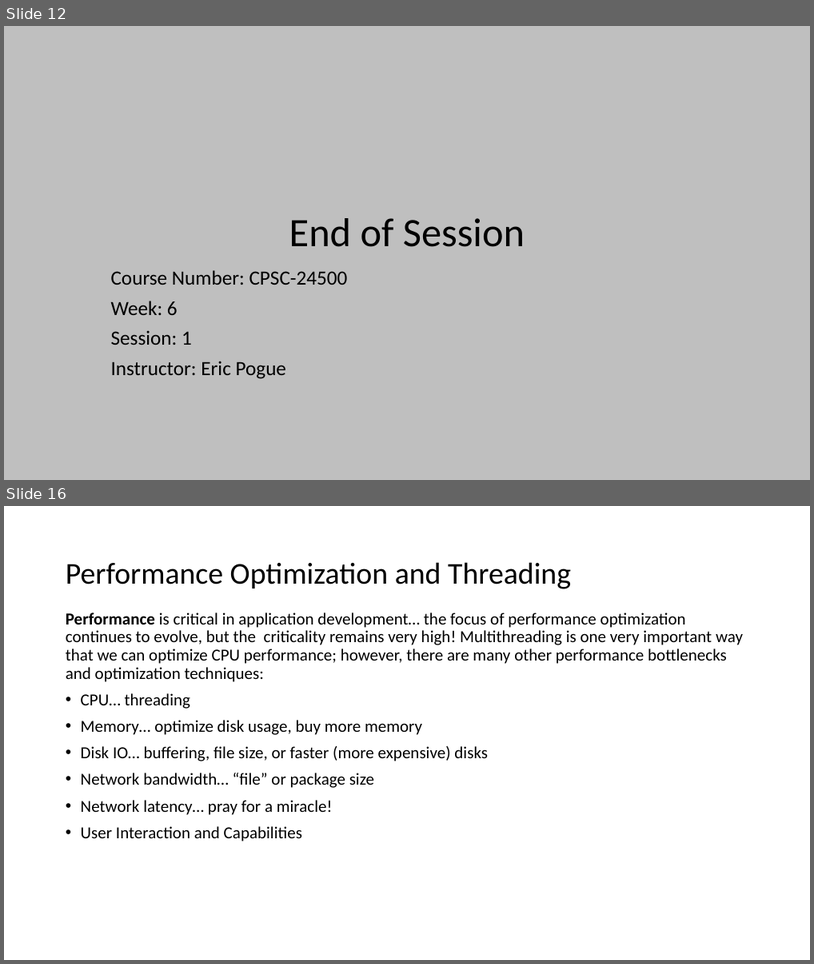
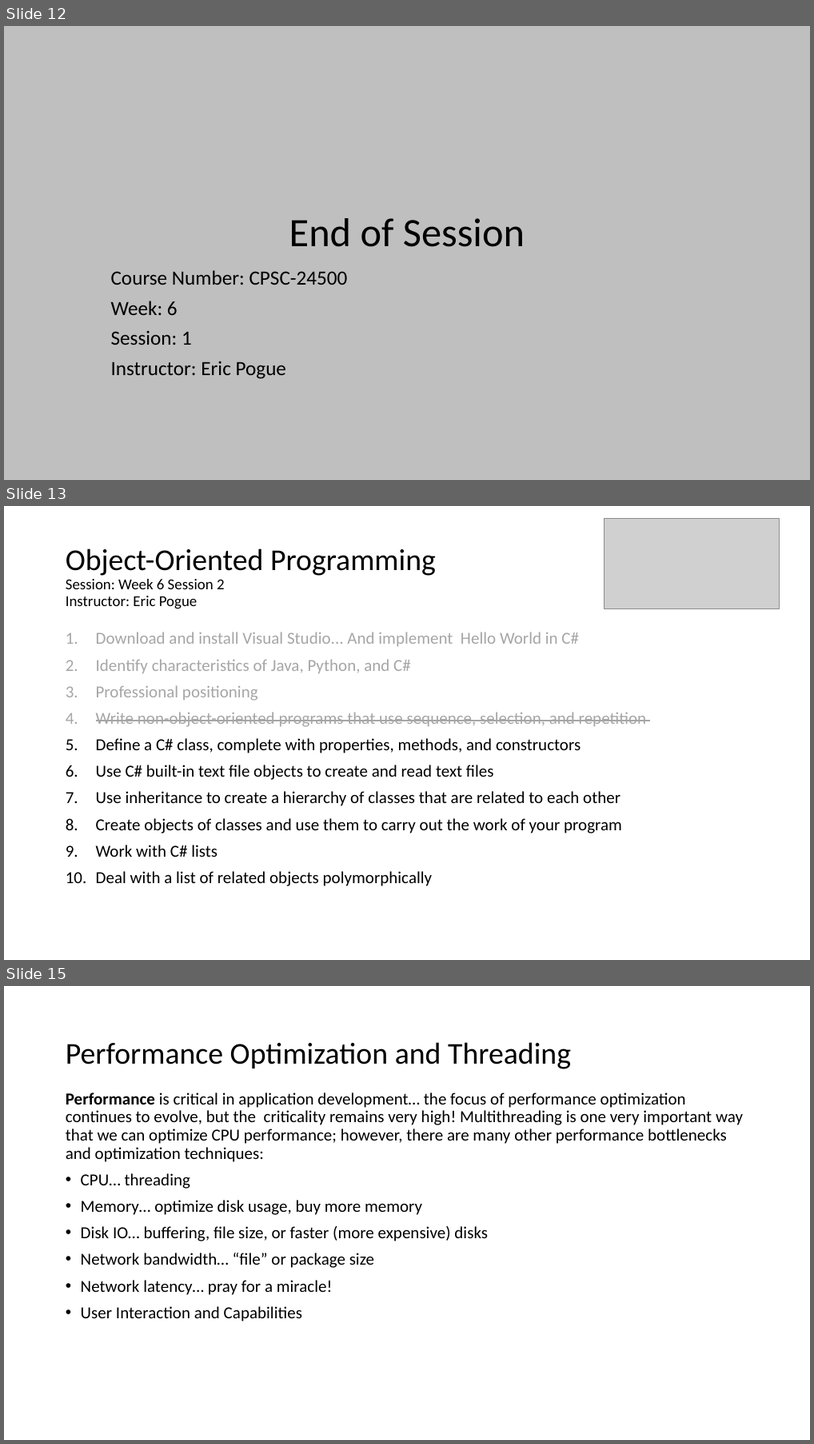
Before and after one commit to EricJPogue/www-epogue-info, a slide deck: CPSC-24500/Week06/2017SpringW06Slides.pptx. Shown one above the other, each under a label of ours: slides 12 and 16 before the commit, slides 12, 13 and 15 after it; the slides between them are not shown. The pictures are 814x964 and 814x1444 pixels, drawn with LibreOffice and Linux fonts; fonts in the diff are those of the drawing; grey boxes stand for pictures. Boxes give left, top, right and bottom in pixels: in the first picture for what was removed or moved away, otherwise in the second. Text is boxed around its words. In the diff, an @@ line names an element or a change of style, - is before the commit and + after.

```diff
--- a/CPSC-24500/Week06/2017SpringW06Slides.pptx
+++ b/CPSC-24500/Week06/2017SpringW06Slides.pptx
@@ slide 13 added at <box>4,506,810,960</box>, background #FFFFFF @@
@@ picture added at <box>604,518,780,608</box> @@
@@ title added at <box>66,548,436,609</box>, 18 pt, text #000000 @@
+Object-Oriented Programming
+Session: Week 6 Session 2
+Instructor: Eric Pogue
@@ text added at <box>96,632,646,886</box>, 20 pt, text #000000 @@
+1. Download and install Visual Studio... And implement Hello World in C#
+2. Identify characteristics of Java, Python, and C#
+3. Professional positioning
+4. Write non-object-oriented programs that use sequence, selection, and repetition
+5. Define a C# class, complete with properties, methods, and constructors
+6. Use C# built-in text file objects to create and read text files
+7. Use inheritance to create a hierarchy of classes that are related to each other
+8. Create objects of classes and use them to carry out the work of your program
+9. Work with C# lists
+10. Deal with a list of related objects polymorphically
@@ what was slide 16 is now slide 15 @@
```
Also in this commit, not shown: 1 slide changed, 19 slides removed, 2 other files.
